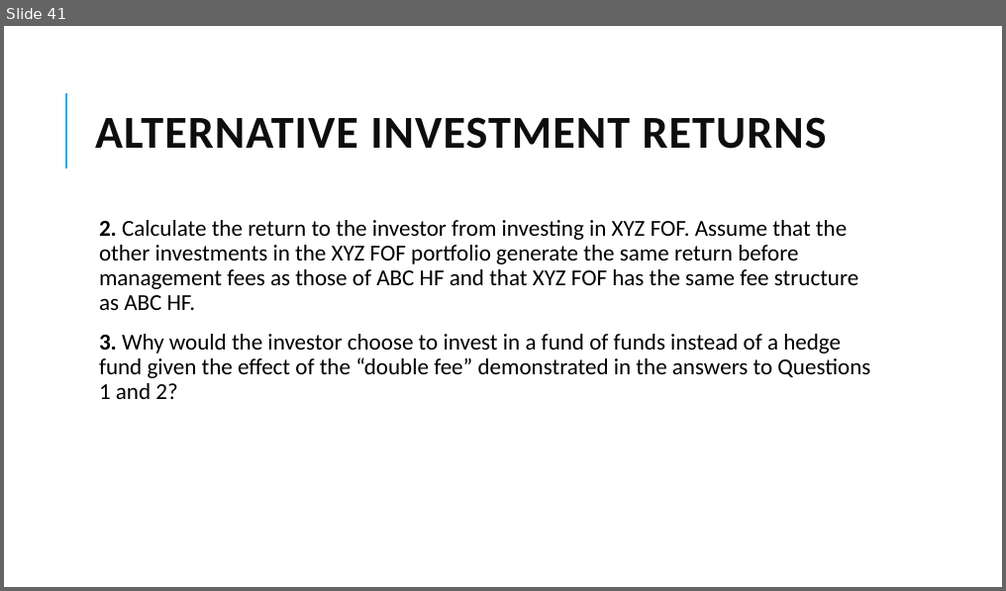
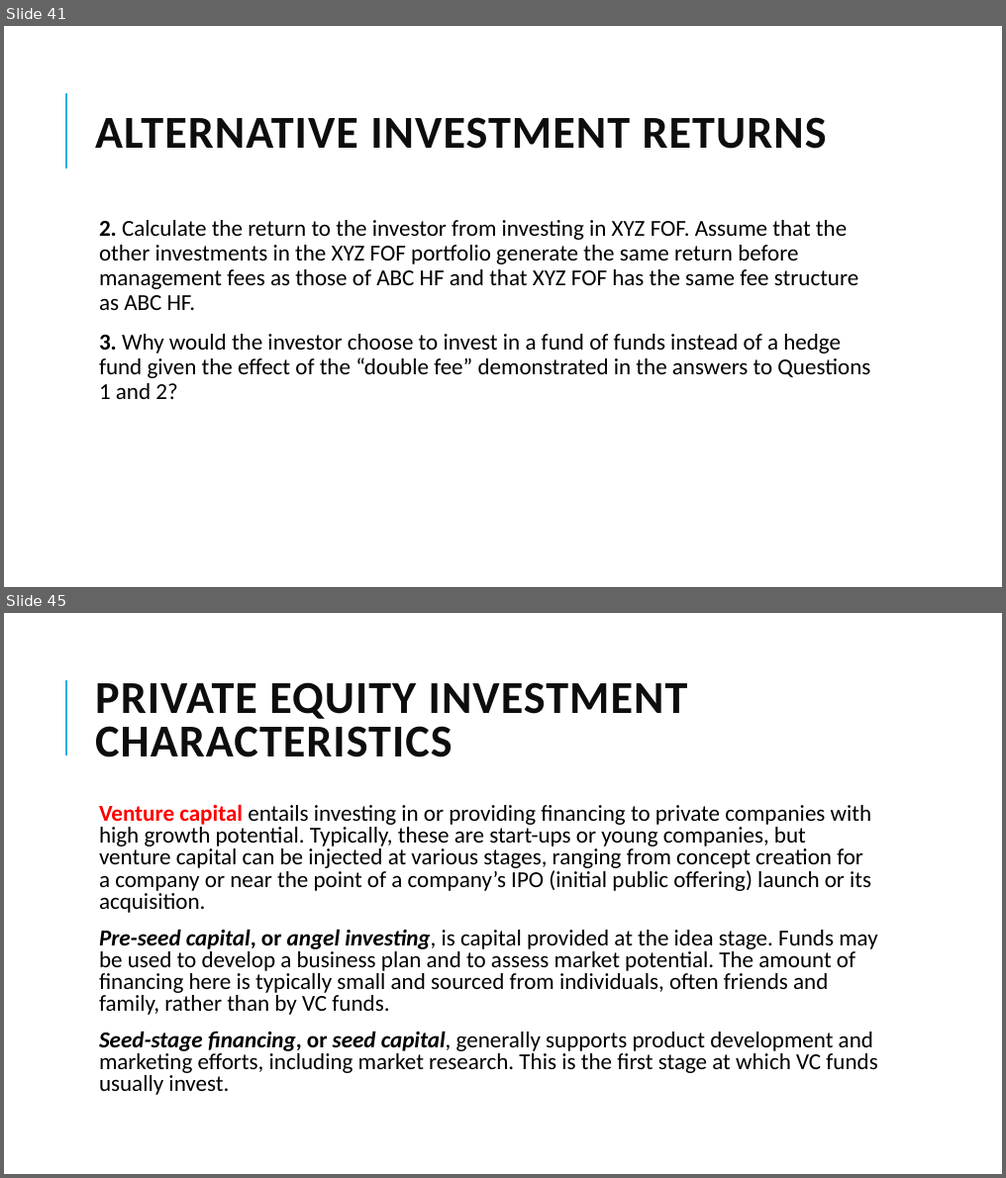
Before and after one commit to Isco0530/data, a slide deck: 2024Alternative.pptx. Shown one above the other, each under a label of ours: slide 41 before the commit, slides 41 and 45 after it; the slides between them are not shown. The pictures are 1006x591 and 1006x1178 pixels, drawn with LibreOffice and Linux fonts; fonts in the diff are those of the drawing. Boxes give left, top, right and bottom in pixels: in the first picture for what was removed or moved away, otherwise in the second. Text is boxed around its words. In the diff, an @@ line names an element or a change of style, - is before the commit and + after.

```diff
--- a/2024Alternative.pptx
+++ b/2024Alternative.pptx
@@ slide 45 added at box(4, 613, 1002, 1174), background #FFFFFF; not listed: 1 template element that a slide beside it also shows @@
@@ title added at box(95, 682, 688, 758), 44 pt, text #0D0D0D, bold @@
+PRIVATE EQUITY INVESTMENT CHARACTERISTICS
@@ text added at box(99, 804, 877, 1095), 22 pt, text #000000 @@
+  Venture capital entails investing in or providing financing to private companies with high growth potential. Typically, these are start-ups or young companies, but venture capital can be injected at various stages, ranging from concept creation for a company or near the point of a company’s IPO (initial public offering) launch or its acquisition.
+  Pre-seed capital, or angel investing, is capital provided at the idea stage. Funds may be used to develop a business plan and to assess market potential. The amount of financing here is typically small and sourced from individuals, often friends and family, rather than by VC funds.
+  Seed-stage financing, or seed capital, generally supports product development and marketing efforts, including market research. This is the first stage at which VC funds usually invest.
```
Also in this commit, not shown: 1 slide changed, 6 other slides added.
